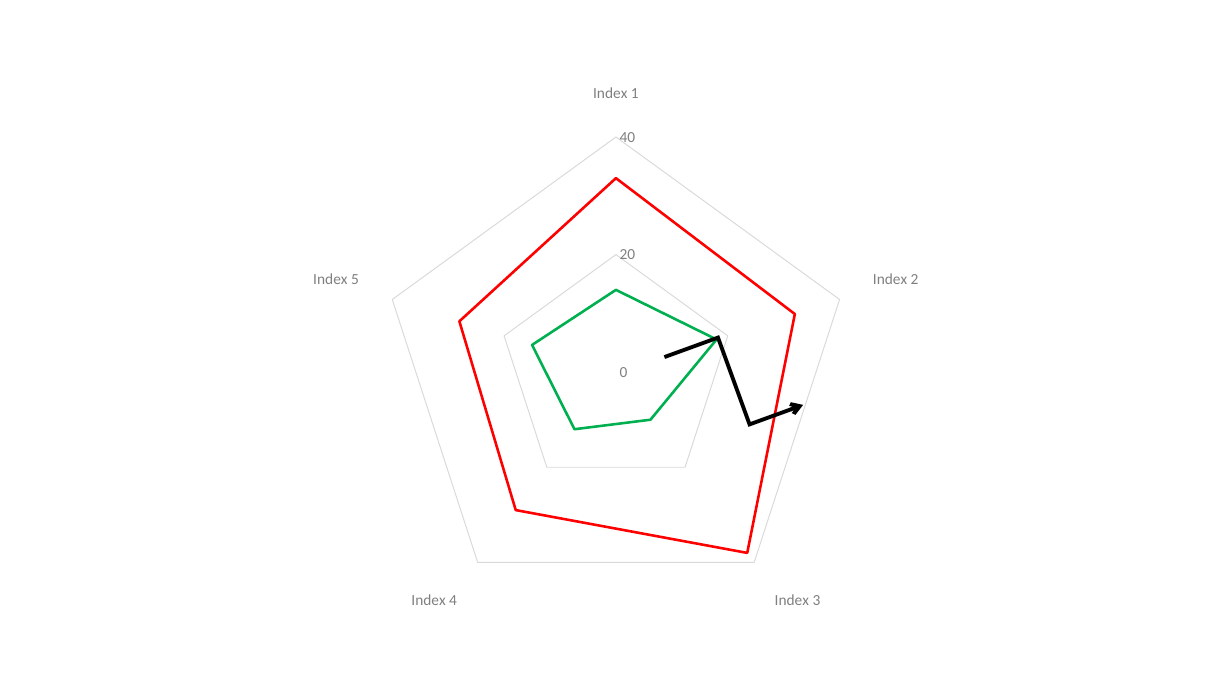
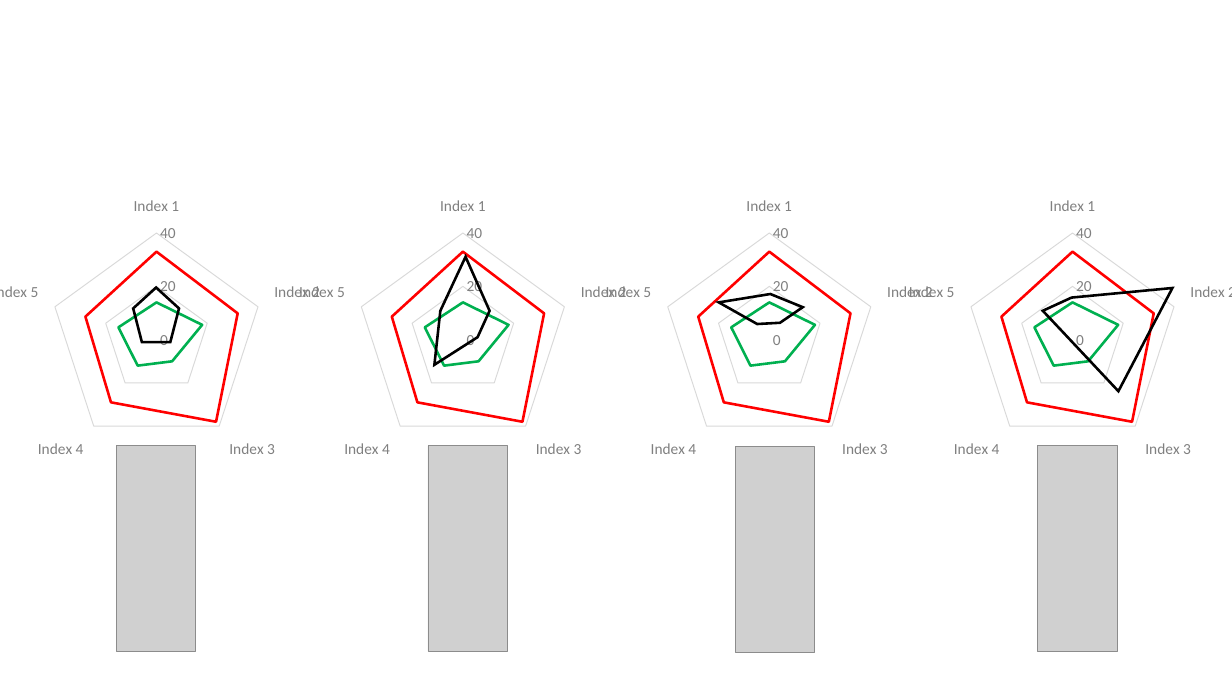
Before and after one commit to yoavfreund/Medicine-IA-vs-AI, a slide deck: slide 1 of figures/RedYellowGreen2.pptx. Drawn at 1232x693 pixels with LibreOffice and Linux fonts; fonts in the diff are those of the drawing; grey boxes stand for pictures. Boxes give left, top, right and bottom in pixels: in the first picture for what was removed or moved away, otherwise in the second. Text is boxed around its words. In the diff, an @@ line names an element or a change of style, - is before the commit and + after.

```diff
--- a/figures/RedYellowGreen2.pptx
+++ b/figures/RedYellowGreen2.pptx
@@ radar chart at <box>0,155,339,476</box> @@
@@ plot area changed @@
@@ radar chart: place and size @@
-radar chart at <box>205,73,1027,621</box>
+radar chart at <box>0,155,339,476</box>
@@ radar chart added at <box>290,155,645,476</box> @@
+categories: Index 1, Index 2, Index 3, Index 4, Index 5
+Series 1: 14, 18, 10, 12, 15
+Series 2: 33, 32, 38, 29, 28
@@ radar chart added at <box>597,155,952,476</box> @@
+categories: Index 1, Index 2, Index 3, Index 4, Index 5
+Series 1: 14, 18, 10, 12, 15
+Series 2: 33, 32, 38, 29, 28
@@ radar chart added at <box>900,155,1232,476</box> @@
+categories: Index 1, Index 2, Index 3, Index 4, Index 5
+Series 1: 14, 18, 10, 12, 15
+Series 2: 33, 32, 38, 29, 28
@@ freeform shape added at <box>434,257,490,365</box>, outline #000000 2 pt @@
@@ pentagon added at <box>133,287,179,342</box>, outline #000000 2 pt @@
@@ freeform shape added at <box>719,294,803,323</box>, outline #000000 2 pt @@
@@ freeform shape added at <box>1043,288,1173,392</box>, outline #000000 2 pt @@
@@ elbow arrow removed from (677, 335) to (791, 427) @@
@@ picture added at <box>116,446,196,652</box> @@
@@ picture added at <box>428,446,507,652</box> @@
@@ picture added at <box>736,447,815,653</box> @@
@@ picture added at <box>1038,446,1117,652</box> @@
```
Also in this commit, not shown: 3 other files.
